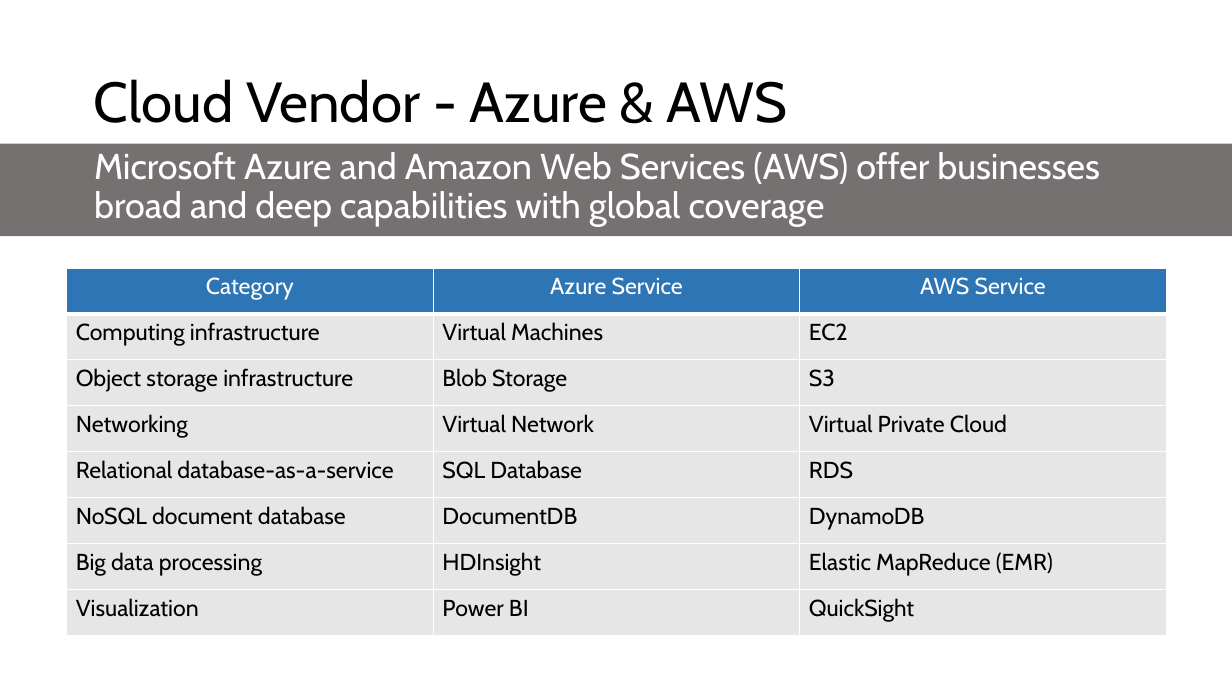
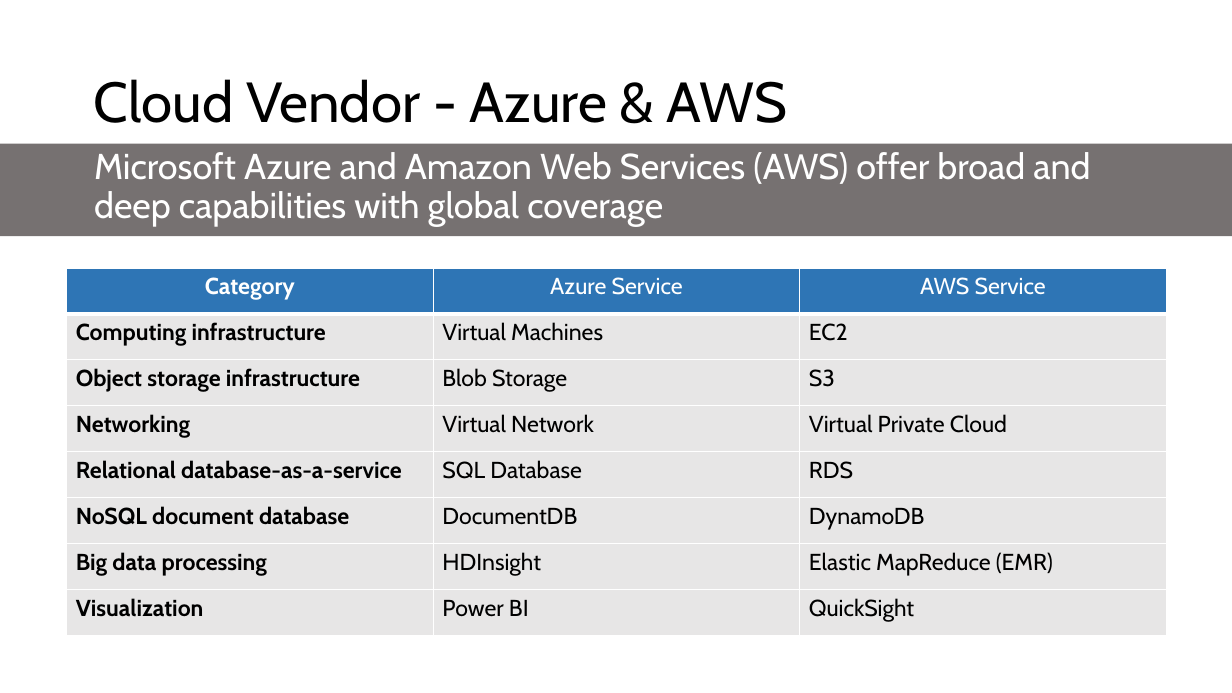
Before and after one commit to microsoft/AcademicContent, a slide deck: slide 29 of Complimentary Course Content/Module1/Lessons/Module1_Lesson1 Introduction to Cloud Computing.pptx. Drawn at 1232x693 pixels with LibreOffice and Linux fonts; fonts in the diff are those of the drawing. Boxes give left, top, right and bottom in pixels: in the first picture for what was removed or moved away, otherwise in the second. Text is boxed around its words. In the diff, an @@ line names an element or a change of style, - is before the commit and + after.

```diff
--- a/Complimentary Course Content/Module1/Lessons/Module1_Lesson1 Introduction to Cloud Computing.pptx
+++ b/Complimentary Course Content/Module1/Lessons/Module1_Lesson1 Introduction to Cloud Computing.pptx
@@ text at (94,152,1090,227): text changed @@
-Microsoft Azure and Amazon Web Services (AWS) offer businesses broad and deep capabilities with global coverage
+Microsoft Azure and Amazon Web Services (AWS) offer broad and deep capabilities with global coverage
@@ table at (67,268,1167,655) @@
@@ bold on in "Category", "Computing infrastructure", "Object storage infrastructure", "Networking" and 4 more places @@
```
Also in this commit, not shown: 3 other slides changed, 2 other files.
